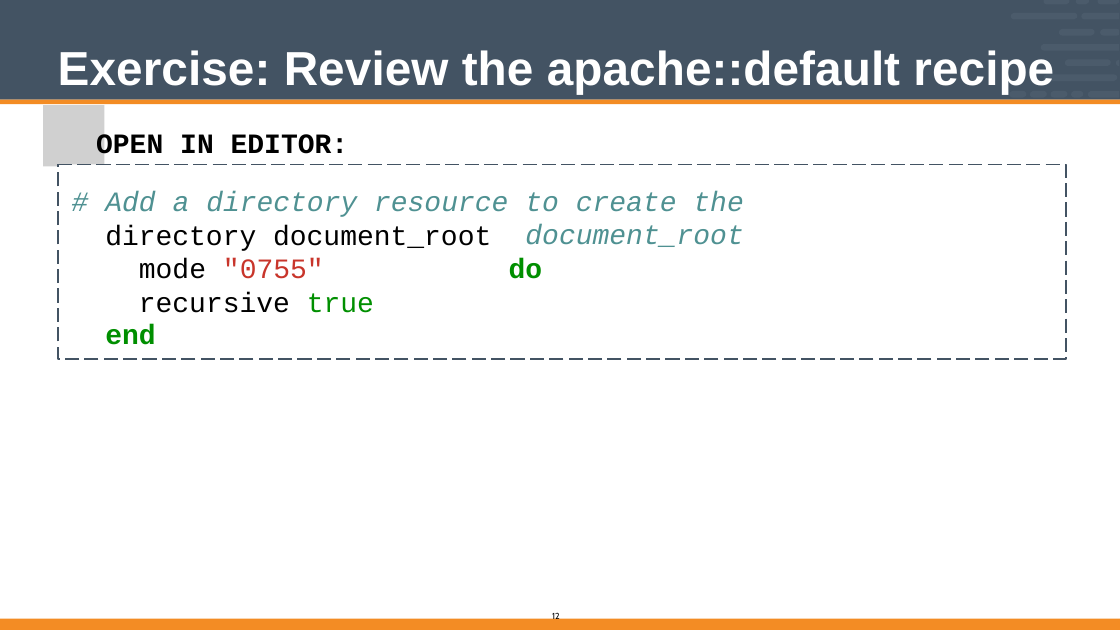
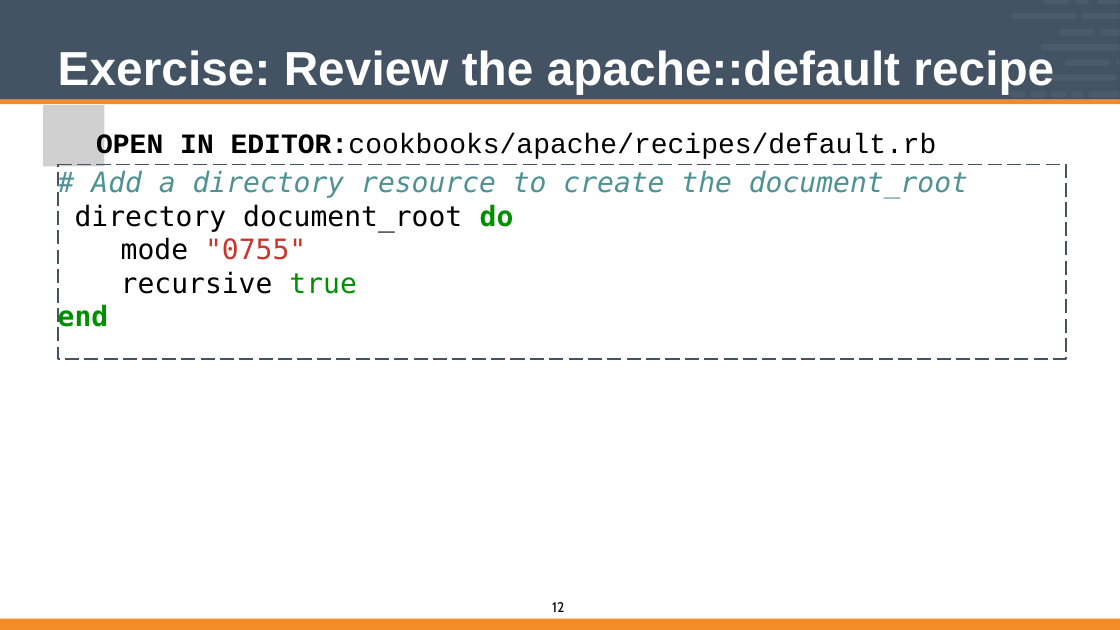
Before and after one commit to vinyar/chef-intermediate, a slide deck: slide 12 of Modules/04-Chef_Intermediate.pptx. Drawn at 1120x630 pixels with LibreOffice and Linux fonts; fonts in the diff are those of the drawing; grey boxes stand for pictures. Boxes give left, top, right and bottom in pixels: in the first picture for what was removed or moved away, otherwise in the second. Text is boxed around its words. In the diff, an @@ line names an element or a change of style, - is before the commit and + after.

Commit message:
Fixed code and other text formatting

```diff
--- a/Modules/04-Chef_Intermediate.pptx
+++ b/Modules/04-Chef_Intermediate.pptx
@@ text at [96, 133, 937, 159]: spaces changed @@
-OPEN IN EDITOR: cookbooks/apache/recipes/default.rb
+OPEN IN EDITOR:cookbooks/apache/recipes/default.rb
@@ text in freeform shape at [58, 170, 968, 333]: text added @@
+# Add a directory resource to create the document_root
+directory document_root do
+mode "0755"
+recursive true
+end
@@ freeform shape removed at [58, 164, 1066, 358] @@
@@ text removed at [105, 191, 508, 345] @@
-# Add a directory resource
-directory document_root mode "0755" recursive true
-end
@@ text removed at [509, 191, 743, 279] @@
-to create the document_root
-do
@@ page number: place and size @@
-page number at [552, 612, 560, 622]
+page number at [552, 602, 564, 612]
@@ page number at [552, 602, 564, 612]: size 10 to 16 pt @@
```
Also in this commit, not shown: 55 other slides changed.
